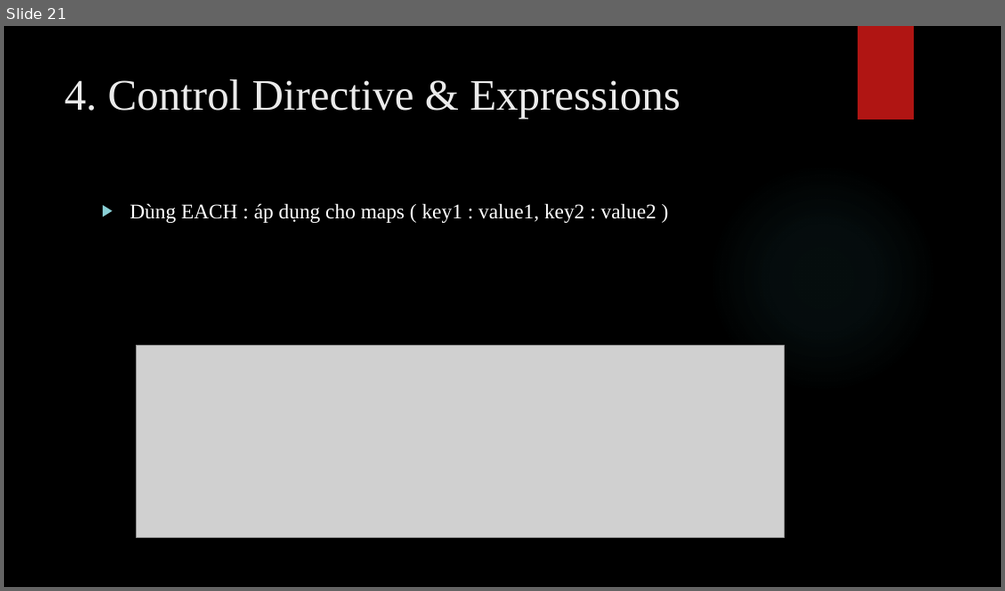
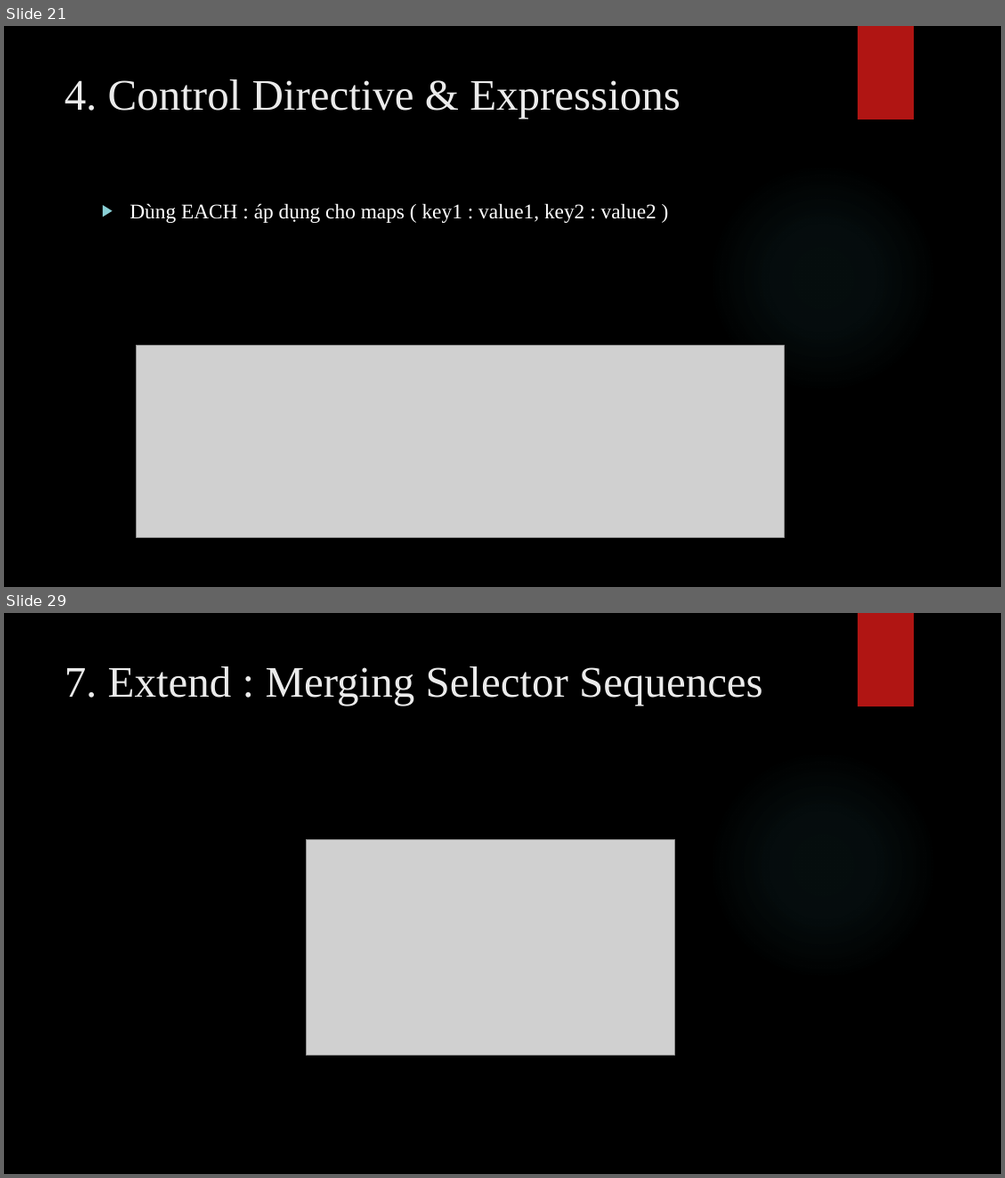
Before and after one commit to nghiepuit/sass, a slide deck: SASS.pptx. Shown one above the other, each under a label of ours: slide 21 before the commit, slides 21 and 29 after it; the slides between them are not shown. The pictures are 1005x591 and 1005x1178 pixels, drawn with LibreOffice and Linux fonts; fonts in the diff are those of the drawing; grey boxes stand for pictures; background and template pictures are left out. Boxes give left, top, right and bottom in pixels: in the first picture for what was removed or moved away, otherwise in the second. Text is boxed around its words. In the diff, an @@ line names an element or a change of style, - is before the commit and + after.

```diff
--- a/SASS.pptx
+++ b/SASS.pptx
@@ slide 29 added at (4, 613, 1001, 1174), background picture (left out); not listed: 2 template elements that a slide beside it also shows @@
@@ title added at (65, 666, 763, 706), 42 pt, text #EBEBEB @@
+7. Extend : Merging Selector Sequences
@@ picture added at (306, 840, 675, 1055) @@
```
Also in this commit, not shown: 9 other slides added, 4 other files.
